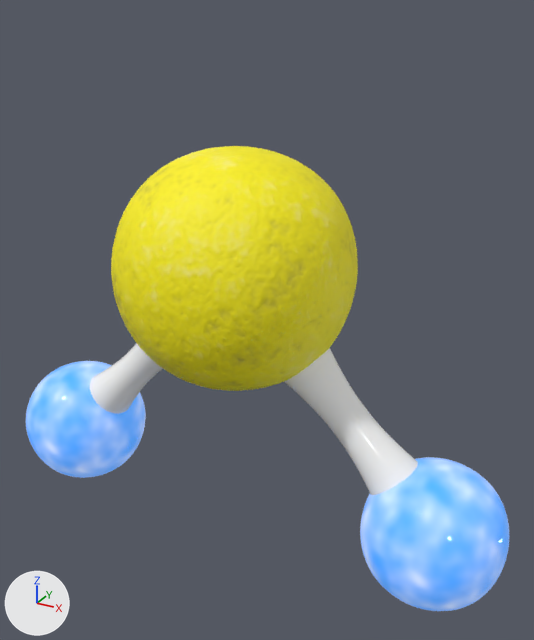
An edit to the glTF model models/anorganicke/H2S.glb, drawn before and after from the same camera.
Camera for both pictures: a 50 mm camera at (3.08, -5.07, 3.41) aimed at (0.25, 0.09, 0.83). Arrows for +X, +Y and +Z are at lower left; the lights stay in place. Where no turn or scale is listed for an object, it has been applied to the vertices. Vertices at the same position are counted once.

Objects in the first picture: 'sulfan'.
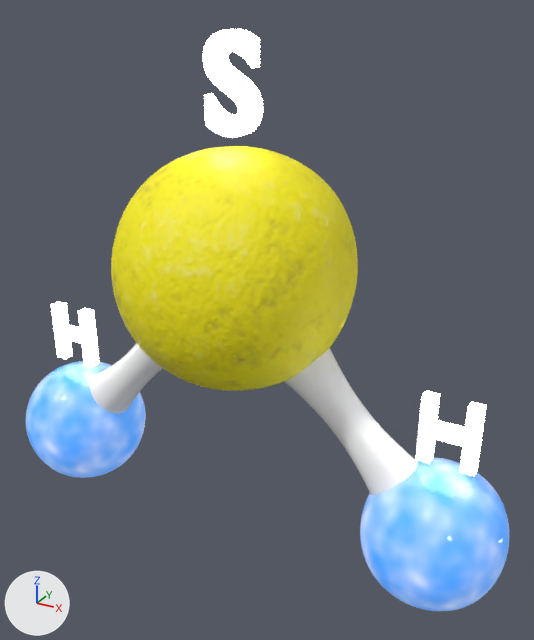
The newer file is also turned or shifted as a whole; pictures and numbers use the older file's frame.

Where the change shows, as pixel boxes (x1, y1, x2, y2) in the pictures (534 x 640 px):
'sulfan', reshaped (25% taller)
    before: (26, 146, 509, 611)
    after: (26, 29, 509, 611)
part 1 of me_cube_001, added
    after: (202, 29, 263, 138)
part 2 of me_cube_001, added
    after: (51, 301, 100, 367)
part 3 of me_cube_001, added
    after: (415, 390, 487, 476)

The change in detail:
Material 'text' (mat_text) is new.
Its base color is (0.8, 0.8, 0.8) (white #e7e7e7).
Its emission strength is 5.0.
me_cube_001 is used by ob_sulfan; location (0.0, 0.0, 0.0).
me_cube_001 had 7302 vertices, 14336 faces and spanned x -2.51..2.51, y -1.01..1.01, z -1.35..2.29.
me_cube_001 now has 7594 vertices, 14908 faces and spans x -2.51..2.51, y -1.01..1.01, z -1.35..3.17.
me_cube_001 part 1: a new loose piece of 244 vertices spanning x -0.23..0.23, y -0.06..0.06, z 2.39..3.17, in mat_text (white #e7e7e7).
me_cube_001 part 2: a new loose piece of 24 vertices spanning x -2.17..-1.69, y -0.05..0.05, z -0.05..0.54, in mat_text (white #e7e7e7).
me_cube_001 part 3: a new loose piece of 24 vertices spanning x 1.7..2.18, y -0.05..0.05, z -0.05..0.54, in mat_text (white #e7e7e7).
me_cube_001 now uses material mat_text (white #e7e7e7).
